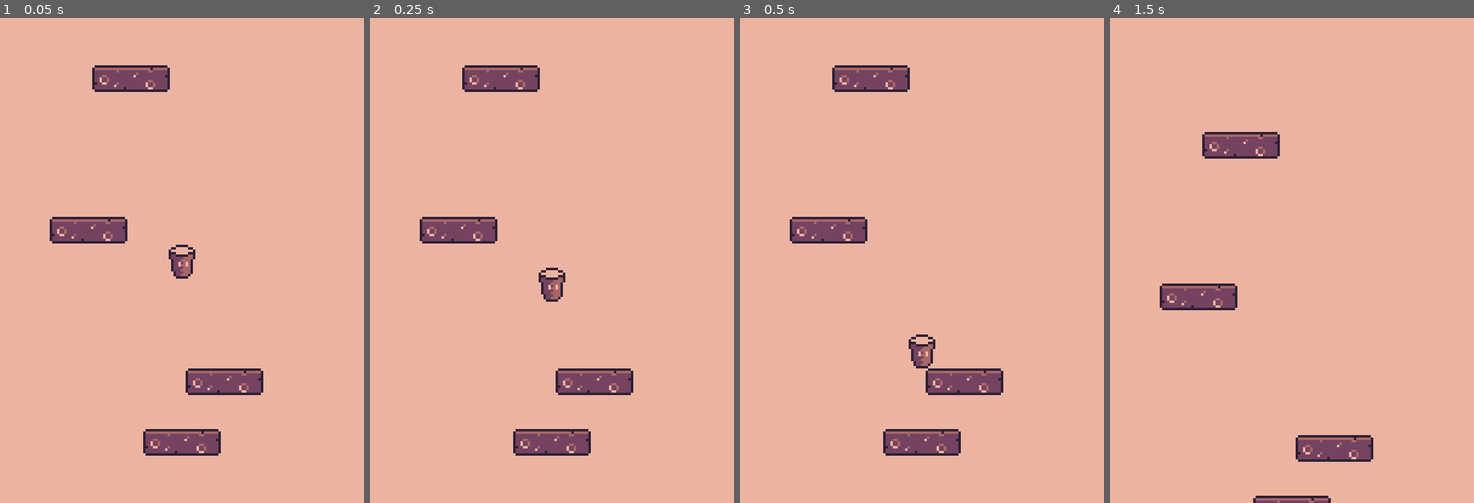
Above: before the commit, frames 1-4 (left to right).
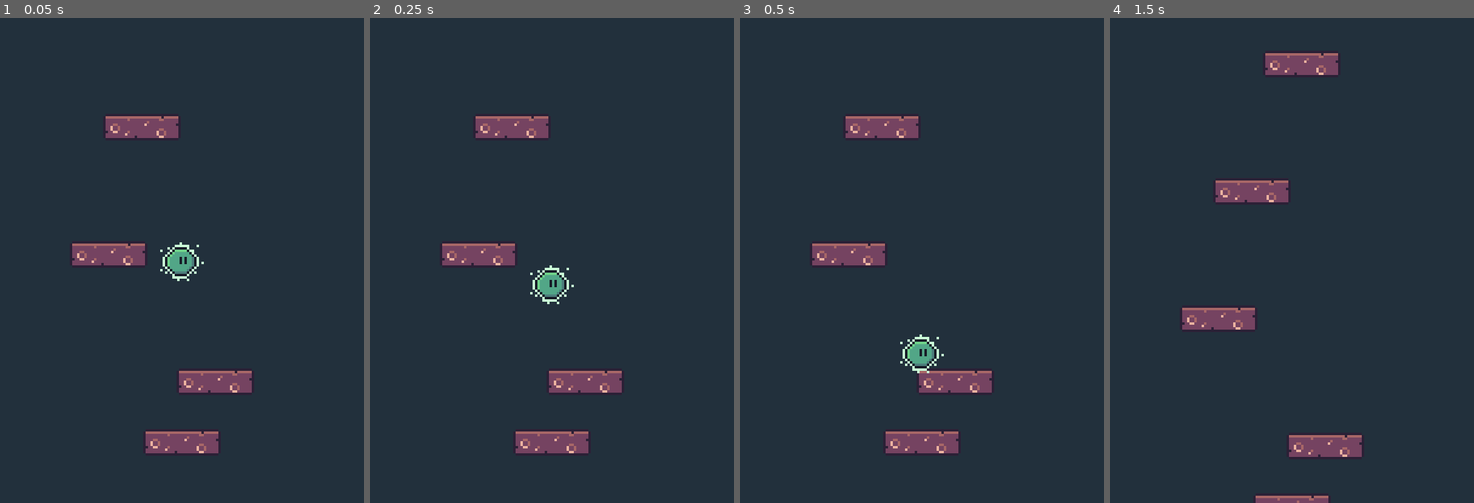
Above: after the commit, the same moments.

Repository: flofriday/jellow
Game: Godot game, scene res://World.tscn
Same seed, same stepped clock (60 frames per second), same inputs: the game is played once before the commit and once after it.
Inputs:
- Up to frame 1 (0.05 s): no input
- Up to frame 2 (0.25 s): no input
- Up to frame 3 (0.5 s): no input
- Up to frame 4 (1.5 s): hold Right (ui_right) from 0.53 s (still down)

The runs differ from the first frame. In frame 1, 97% of the frame differs, in the area x 0-100%, y 0-100%; in frame 2, 97%; in frame 3, 97%; in frame 4, 99%.

Commit message:
Update player sprites

Diff:
--- a/GUI.tscn
+++ b/GUI.tscn
@@ -1,31 +1,52 @@
-[gd_scene format=2]
+[gd_scene load_steps=4 format=2]
+
+[ext_resource path="res://Roboto-Medium.ttf" type="DynamicFontData" id=1]
+
+[sub_resource type="DynamicFont" id=1]
+size = 48
+font_data = ExtResource( 1 )
+
+[sub_resource type="DynamicFont" id=2]
+size = 32
+font_data = ExtResource( 1 )
 
 [node name="GUI" type="Control"]
 anchor_right = 1.0
 anchor_bottom = 1.0
-
-[node name="Button" type="Button" parent="."]
-anchor_left = 0.5
-anchor_top = 1.0
-anchor_right = 0.5
-anchor_bottom = 1.0
-margin_left = -6.0
-margin_top = -20.0
-margin_right = 6.0
-text = "Start"
 __meta__ = {
 "_edit_use_anchors_": false
 }
 
-[node name="Title" type="Label" parent="."]
-anchor_left = 0.5
-anchor_top = 0.5
-anchor_right = 0.5
-anchor_bottom = 0.5
-margin_left = -20.0
-margin_top = -7.0
-margin_right = 20.0
-margin_bottom = 7.0
+[node name="VBoxContainer" type="VBoxContainer" parent="."]
+anchor_right = 1.0
+anchor_bottom = 1.0
 __meta__ = {
 "_edit_use_anchors_": false
 }
+
+[node name="MarginContainer" type="MarginContainer" parent="VBoxContainer"]
+margin_right = 600.0
+margin_bottom = 57.0
+
+[node name="Title" type="Label" parent="VBoxContainer/MarginContainer"]
+margin_right = 600.0
+margin_bottom = 57.0
+custom_fonts/font = SubResource( 1 )
+text = "Press to start"
+align = 1
+valign = 1
+__meta__ = {
+"_edit_use_anchors_": false
+}
+
+[node name="CenterContainer" type="CenterContainer" parent="VBoxContainer"]
+margin_top = 61.0
+margin_right = 600.0
+margin_bottom = 105.0
+
+[node name="Button" type="Button" parent="VBoxContainer/CenterContainer"]
+margin_left = 259.0
+margin_right = 340.0
+margin_bottom = 44.0
+custom_fonts/font = SubResource( 2 )
+text = "Start"
--- a/Player.gd
+++ b/Player.gd
@@ -11,13 +11,21 @@
 
 var motion = Vector2()
 
+func set_animation(new):
+	if $Sprite.animation != new:
+		$Sprite.play(new)
+
+func update_animation():
+	if motion.x > 0:
+		set_animation("right")
+	elif motion.x < 0:
+		set_animation("left")
+
 func _physics_process(delta):
 	# Get the user input
 	if Input.is_action_pressed("ui_right"):
-		$Sprite.flip_h = false
 		motion.x = min(motion.x + ACCELERATION, SPEED_LIMIT)
 	elif Input.is_action_pressed("ui_left"):
-		$Sprite.flip_h = true
 		motion.x = max(motion.x - ACCELERATION, -SPEED_LIMIT)
 	else:
 		# Meh
@@ -38,3 +46,6 @@
 
 	# Move the body
 	motion = move_and_slide(motion, UP_DIRECTION)
+
+	# Animate the player
+	update_animation()
--- a/Player.tscn
+++ b/Player.tscn
@@ -1,23 +1,23 @@
 [gd_scene load_steps=5 format=2]
 
-[ext_resource path="res://jellow_sit.png" type="Texture" id=1]
-[ext_resource path="res://jellow_jump.png" type="Texture" id=2]
+[ext_resource path="res://sprites/kugel-rechts1.png" type="Texture" id=1]
+[ext_resource path="res://sprites/kugel-links1.png" type="Texture" id=2]
 
 [sub_resource type="SpriteFrames" id=1]
 animations = [ {
+"frames": [ ExtResource( 2 ) ],
+"loop": true,
+"name": "left",
+"speed": 5.0
+}, {
 "frames": [ ExtResource( 1 ) ],
 "loop": true,
-"name": "sit",
-"speed": 5.0
-}, {
-"frames": [ ExtResource( 2 ) ],
-"loop": true,
-"name": "jump",
+"name": "right",
 "speed": 5.0
 } ]
 
 [sub_resource type="RectangleShape2D" id=2]
-extents = Vector2( 20, 28 )
+extents = Vector2( 25, 24 )
 
 [node name="Player" type="KinematicBody2D"]
 __meta__ = {
@@ -27,7 +27,8 @@
 [node name="Sprite" type="AnimatedSprite" parent="."]
 scale = Vector2( 4, 4 )
 frames = SubResource( 1 )
-animation = "jump"
+animation = "right"
+playing = true
 
 [node name="CollisionShape2D" type="CollisionShape2D" parent="."]
 z_index = 5
--- a/World.tscn
+++ b/World.tscn
@@ -10,7 +10,6 @@
 script = ExtResource( 4 )
 
 [node name="Player" parent="." instance=ExtResource( 1 )]
-position = Vector2( 442.906, 651.2 )
 z_index = 1
 script = ExtResource( 2 )
 
--- a/WorldGenerator.gd
+++ b/WorldGenerator.gd
@@ -1,5 +1,7 @@
 extends Node2D
 
+var platform = load("res://Rock.tscn")
+var platform_size = platform.instance().get_node("CollisionShape2D").get_shape().extents
 
 func startup():
 	# Get the players position and place a platform under it
@@ -12,13 +14,12 @@
 	# Todo: modify this to only generate if necessary
 	var start = 600
 	for i in range(100):
-		var x = rand_range(0, 600)
-		addPlatform(x, start - (250 * i))
+		var x = rand_range(0+platform_size.x, 600-platform_size.x)
+		addPlatform(x, start - (210 * i))
 
 # This function adds a platform at the x and y cordinates provided
 func addPlatform(x, y):
-	var scene = load("res://Rock.tscn")
-	var instance = scene.instance()
+	var instance = platform.instance()
 	instance.position.x = x
 	instance.position.y = y
 	add_child(instance)
--- a/project.godot
+++ b/project.godot
@@ -17,7 +17,7 @@
 
 config/name="jellow"
 run/main_scene="res://World.tscn"
-config/icon="res://icon.png"
+config/icon="res://sprites/kugel-vorne1.png"
 
 [display]
 
@@ -33,5 +33,5 @@
 
 [rendering]
 
-environment/default_clear_color=Color( 0.929412, 0.705882, 0.631373, 1 )
+environment/default_clear_color=Color( 0.137255, 0.192157, 0.239216, 1 )
 environment/default_environment="res://default_env.tres"
Binary file added: Roboto-Medium.ttf
Binary file removed: jellow_jump.png
Binary file removed: jellow_sit.png
Binary file removed: rock.png
Binary file removed: rock2.png
Binary file added: sprites/kugel-links1.png
Not shown, added: sprites/kugel-links1.png.import
Binary file added: sprites/kugel-links2.png
Not shown, added: sprites/kugel-links2.png.import
Binary file added: sprites/kugel-links3.png
Not shown, added: sprites/kugel-links3.png.import
Binary file added: sprites/kugel-rechts1.png
(and 13 more such lines)
